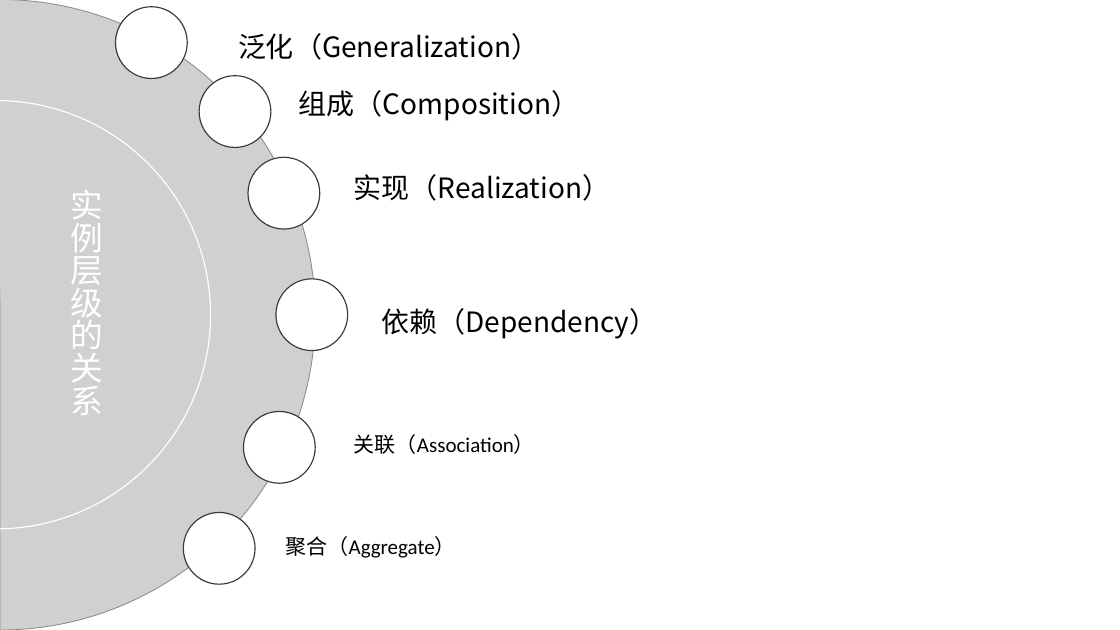
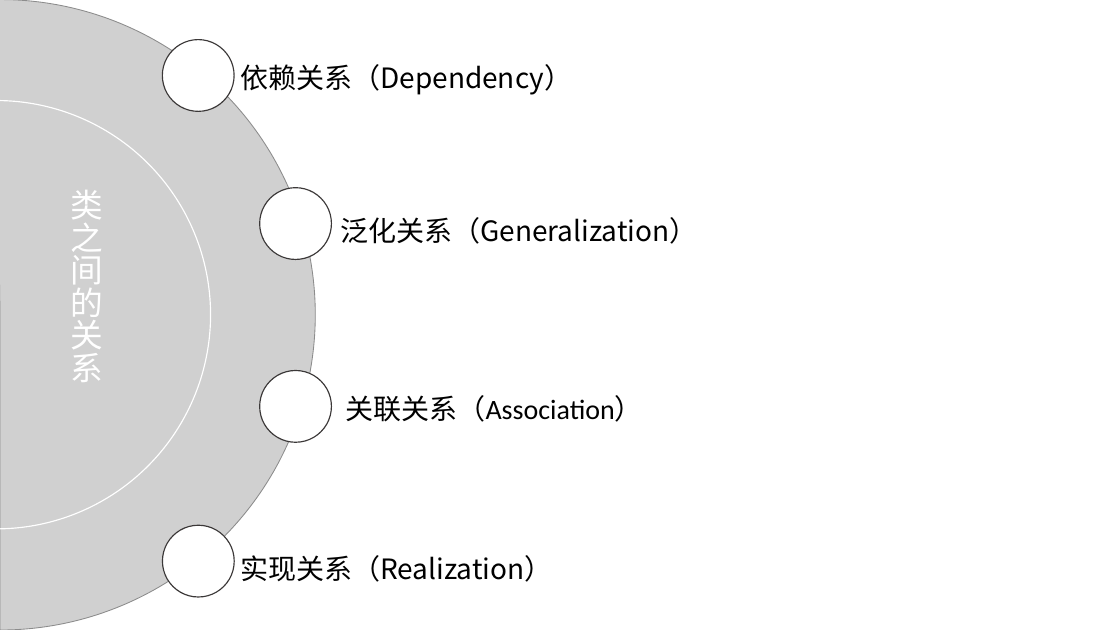
Before and after one commit to PRD2018-G03/PRD2018-G03-SoftwareEngineeringProject, a slide deck: slide 11 of 非受控文档/5_骆佳俊/深蓝低调稳重商务PPT模板-类图骆佳俊部分.pptx (slide 6 before the commit). Drawn at 1120x630 pixels with LibreOffice and Linux fonts; fonts in the diff are those of the drawing; grey boxes stand for pictures. Boxes give left, top, right and bottom in pixels: in the first picture for what was removed or moved away, otherwise in the second. Text is boxed around its words. In the diff, an @@ line names an element or a change of style, - is before the commit and + after.

```diff
--- a/非受控文档/5_骆佳俊/深蓝低调稳重商务PPT模板-类图骆佳俊部分.pptx
+++ b/非受控文档/5_骆佳俊/深蓝低调稳重商务PPT模板-类图骆佳俊部分.pptx
@@ ellipse: place and size @@
-ellipse at [116, 7, 187, 78]
+ellipse at [162, 39, 234, 111]
@@ text at [240, 64, 572, 95]: text changed @@
-依赖（Dependency）
+依赖关系（Dependency）
@@ text removed at [299, 90, 579, 121] @@
-组成（Composition）
@@ text at [70, 190, 103, 382]: text changed @@
-实例层级的关系
+类之间的关系
@@ ellipse: place and size @@
-ellipse at [199, 76, 271, 147]
+ellipse at [260, 187, 331, 259]
@@ text at [340, 217, 697, 244]: text changed @@
-泛化（Generalization）
+泛化关系（Generalization）
@@ ellipse removed at [276, 279, 348, 350] @@
@@ ellipse: place and size @@
-ellipse at [248, 157, 319, 229]
+ellipse at [260, 371, 331, 442]
@@ ellipse removed at [244, 412, 315, 483] @@
@@ text at [346, 395, 643, 422]: text changed; size 18 to 24 pt @@
-关联（Association）
+关联关系（Association）
@@ ellipse: place and size @@
-ellipse at [183, 513, 255, 584]
+ellipse at [162, 525, 234, 597]
@@ text removed at [286, 536, 456, 558] @@
-聚合（Aggregate）
@@ text at [240, 555, 552, 582]: text changed @@
-实现（Realization）
+实现关系（Realization）
```
Also in this commit, not shown: 4 other slides changed, 12 slides added, 4 slides removed.
